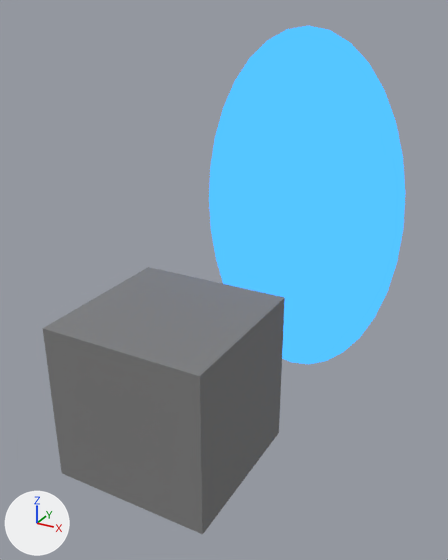
A saved change to the Blender file 04 - Shots/cz_abstract_scene_2_shot_1.blend.
Camera for both pictures: a 50 mm camera at (1.61, -3.22, 2.09) aimed at (0.3, -0.83, 0.89). Arrows for +X, +Y and +Z are at lower left; the lights stay in place.

The first picture shows 'Player', 'Portal'.
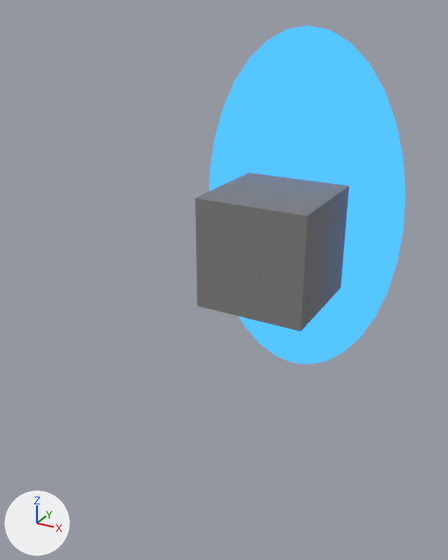
The newer file is also turned or shifted as a whole; pictures and numbers use the older file's frame.

The change, as JSON lines over the scene's bpy script:
```json
{"op": "set", "path": "ob_player.location", "old": "(0.16, -1.099, 0.4)", "new": "(0.334, -0.35, 0.91)"}
{"op": "set", "path": "ob_player.scale", "old": "(0.4, 0.4, 0.4)", "new": "(0.3, 0.3, 0.3)"}
```

Changed parts and their boxes [x1, y1, x2, y2] in the pictures (448 x 560 px):
```json
{"object": "Player", "change": "moved, rescaled", "before": [43, 267, 285, 534], "after": [195, 173, 349, 331], "on screen": "36% narrower, 41% shorter"}
```
